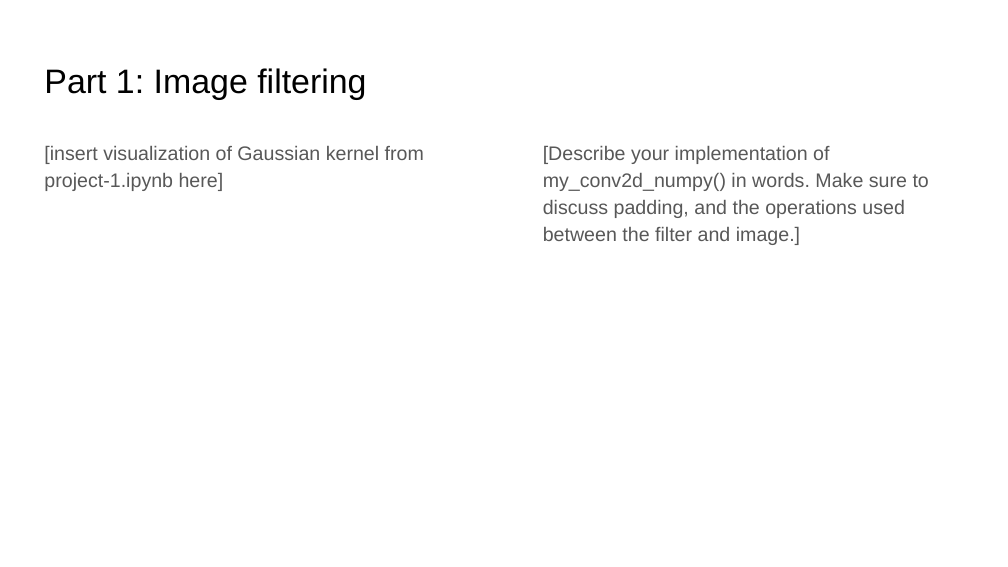
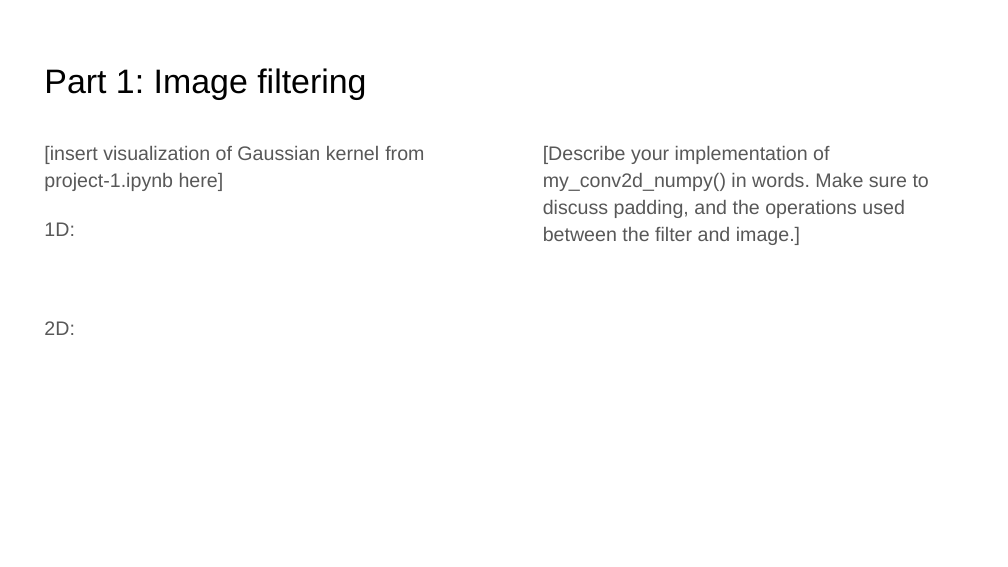
Before and after one commit to aashutoshav/Computer-Vision-Project-1, a slide deck: slide 2 of docs/report.pptx. Drawn at 1008x567 pixels with LibreOffice and Linux fonts; fonts in the diff are those of the drawing. Boxes give left, top, right and bottom in pixels: in the first picture for what was removed or moved away, otherwise in the second. Text is boxed around its words. In the diff, an @@ line names an element or a change of style, - is before the commit and + after.

Commit message:
update report gaussian kernel question

```diff
--- a/docs/report.pptx
+++ b/docs/report.pptx
@@ text at (44, 222, 75, 335): paragraphs added @@
+1D:
+2D:
```
